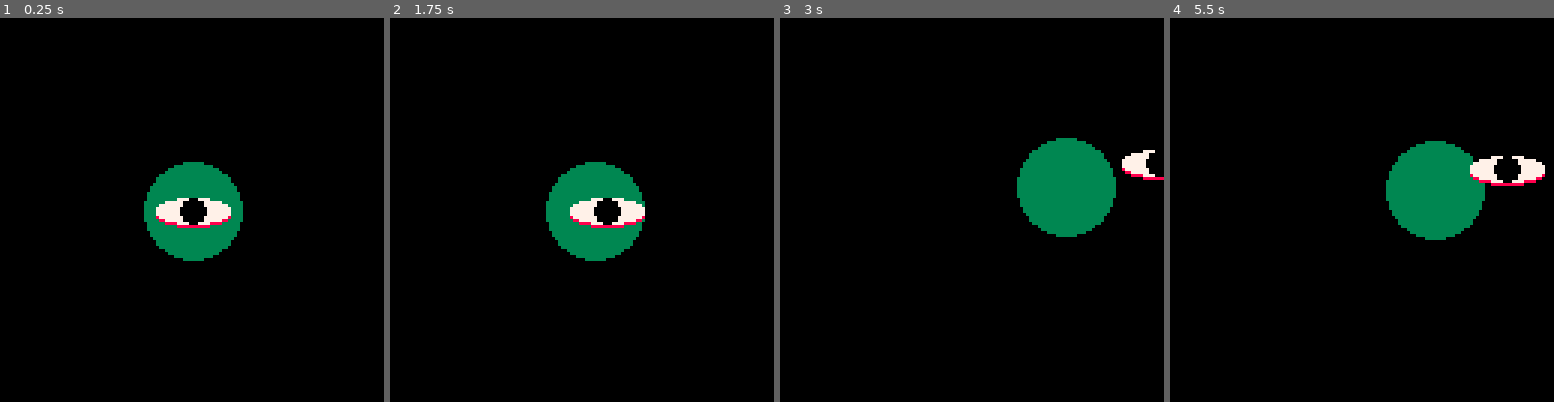
Above: before the commit, frames 1-4 (left to right).
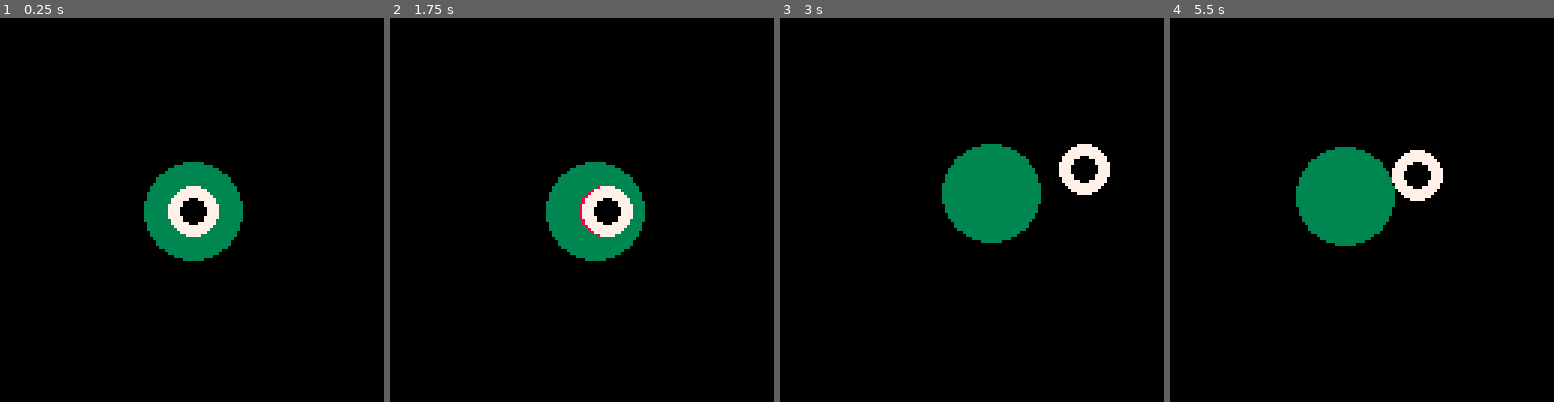
Above: after the commit, the same moments.

Repository: rcbensley/carts
Game: PICO-8 cartridge carts/buffet.p8
The game is run twice, just before and just after one commit, with the same random seed, the same clock (stepped at 60 frames per second) and the same inputs.
Inputs:
- Up to frame 1 (0.25 s): no input
- Up to frame 2 (1.75 s): hold Right from 1.6 s (still down)
- Up to frame 3 (3 s): release Right at 2.1 s; hold Up 2.15-2.42 s; hold Right from 2.47 s (still down)
- Up to frame 4 (5.5 s): release Right at 3.03 s; hold Left 3.08-3.58 s; hold Down 3.63-3.97 s; hold Right 4.02-4.68 s; hold Up 4.73-5.03 s; hold Left from 5.08 s (still down)

The runs differ from the first frame. In frame 1, 0.8% of the frame differs, in the area x 40-61%, y 43-58%; in frame 2, 0.9%; in frame 3, 9.4%; in frame 4, 11%, in the area x 32-98%, y 32-60%.

Commit message:
eyelid offset

Diff:
--- a/carts/buffet.p8
+++ b/carts/buffet.p8
@@ -8,25 +8,41 @@
 	oy = 0
 	rx = 64
 	ry = 64
+	offx=64
+	offy=64
 end
 
 function _update()
 	if (btn(0)) then
 		ex=ex-1
 		ox=ox-1
+		offx=rx-1
+		offy=ry
 	end
 	if (btn(1)) then
 		ex=ex+1
 		ox=ox+1
+		offx=rx+1
+		offy=ry
 	end
 	if (btn(2)) then
 		ey=ey-1
 		oy=oy-1
+		offy=ry-1
+		offx=rx
 	end
 	if (btn(3)) then
 		ey=ey+1
 		oy=oy+1
+		offy=ry+1
+		offx=rx
 	end
+
+	if ex >= 70 then ex=70 end
+	if ex <= 58 then ex=58 end
+	if ey >= 70 then ey=70 end
+	if ey <= 58 then ey=58 end
+
 	if oy > 50 then
 		oy = -50
 	elseif oy < -50 then
@@ -43,10 +59,10 @@
 
 function draweye()
 	circfill(ex, ey, 16, 3)
---	circ(ex, ey+1, 8, 8)
-	oval(rx-12, ry-4, rx+12, ry+5, 8)
---	circfill(ex, ey, 8, 7)
-	ovalfill(rx-12, ry-4, rx+12, ry+4, 7)
+circfill(offx, offy, 8, 8)
+	--oval(rx-12, ry-4, rx+12, ry+5, 8)
+circfill(rx, ry, 8, 7)
+	--ovalfill(rx-12, ry-4, rx+12, ry+4, 7)
 	circfill(rx, ry, 4, 0)
 end
 
